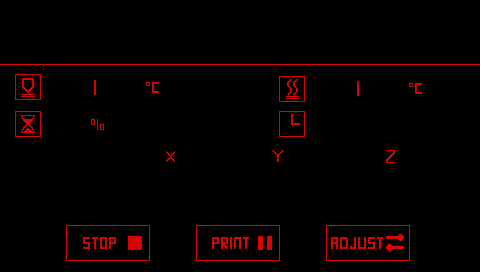
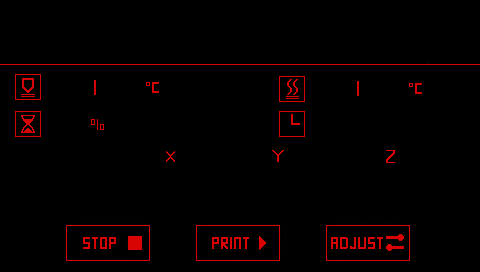
Layers edited between the first and the second 480 x 272 image:
painted on "51_E_Printstatus1.bmp" over [left=257, top=235, right=273, bottom=250]
